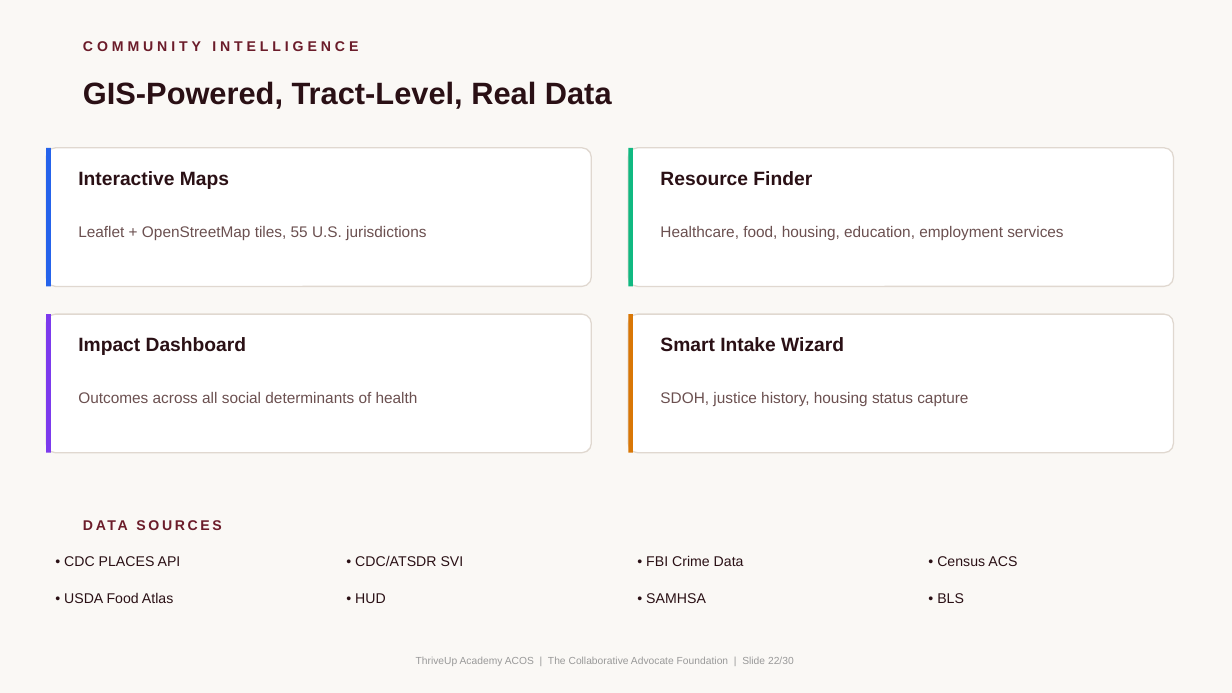
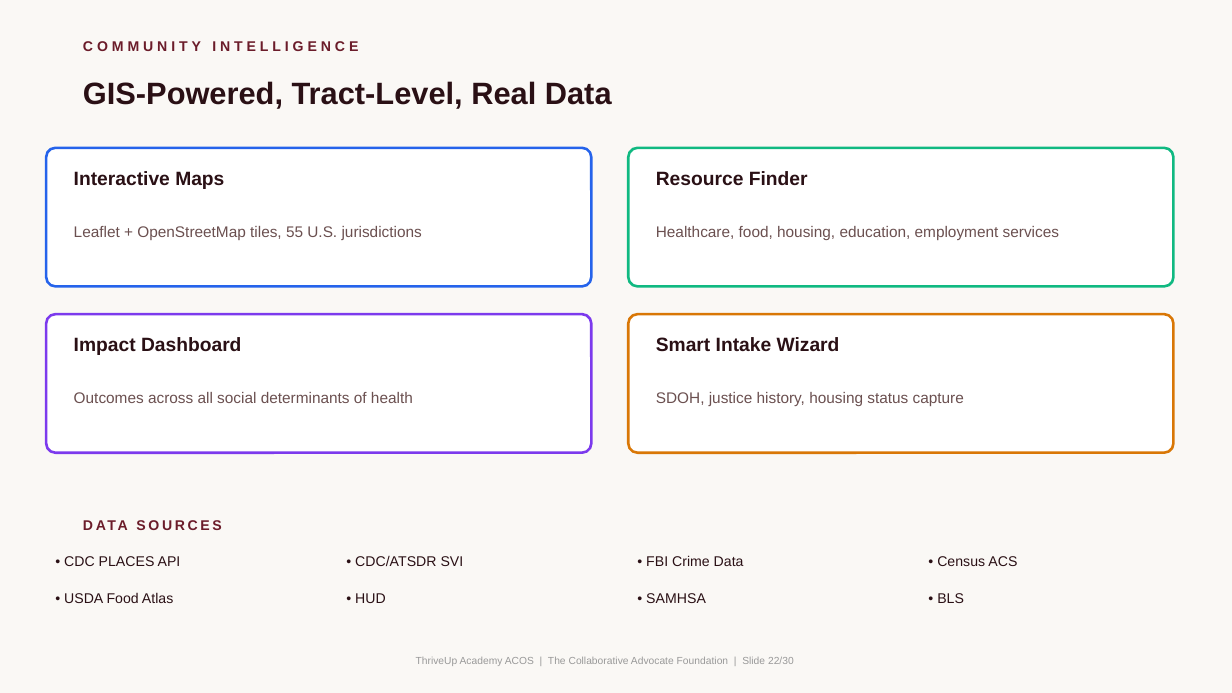
Before and after one commit to mrterryflood-ui/Thriveup, a slide deck: slide 22 of ThriveUp_ACOS_Complete_Briefing.pptx. Drawn at 1232x693 pixels with LibreOffice and Linux fonts; fonts in the diff are those of the drawing. Boxes give left, top, right and bottom in pixels: in the first picture for what was removed or moved away, otherwise in the second. Text is boxed around its words. In the diff, an @@ line names an element or a change of style, - is before the commit and + after.

```diff
--- a/ThriveUp_ACOS_Complete_Briefing.pptx
+++ b/ThriveUp_ACOS_Complete_Briefing.pptx
@@ rounded rectangle at [46,148,592,287]: outline #E0D8D0 1 pt to #2563EB 2 pt @@
@@ rectangle removed at [46,148,51,287] @@
@@ rounded rectangle at [628,148,1174,287]: outline #E0D8D0 1 pt to #10B981 2 pt @@
@@ rectangle removed at [628,148,633,287] @@
@@ text "Interactive Maps": place and size @@
-text "Interactive Maps" at [78,171,229,189]
+text "Interactive Maps" at [74,171,224,189]
@@ text "Resource Finder": place and size @@
-text "Resource Finder" at [660,171,812,186]
+text "Resource Finder" at [656,171,808,185]
@@ text "Leaflet + OpenStreetMap tiles, 55 ...": place and size @@
-text "Leaflet + OpenStreetMap tiles, 55 ..." at [78,226,426,240]
+text "Leaflet + OpenStreetMap tiles, 55 ..." at [74,226,422,240]
@@ text "Healthcare, food, housing, education, employment ...": place and size @@
-text "Healthcare, food, housing, education, employment ..." at [660,226,1063,240]
+text "Healthcare, food, housing, education, employment ..." at [656,226,1059,240]
@@ rounded rectangle at [46,314,592,453]: outline #E0D8D0 1 pt to #7C3AED 2 pt @@
@@ rectangle removed at [46,314,51,453] @@
@@ text "Impact Dashboard": place and size @@
-text "Impact Dashboard" at [78,337,246,355]
+text "Impact Dashboard" at [74,337,241,355]
@@ rounded rectangle at [628,314,1174,453]: outline #E0D8D0 1 pt to #D97706 2 pt @@
@@ rectangle removed at [628,314,633,453] @@
@@ text "Smart Intake Wizard": place and size @@
-text "Smart Intake Wizard" at [660,337,844,352]
+text "Smart Intake Wizard" at [656,337,840,352]
@@ text "Outcomes across all social determinants ...": place and size @@
-text "Outcomes across all social determinants ..." at [78,392,418,403]
+text "Outcomes across all social determinants ..." at [74,392,413,403]
@@ text "SDOH, justice history, housing status ...": place and size @@
-text "SDOH, justice history, housing status ..." at [660,392,968,406]
+text "SDOH, justice history, housing status ..." at [656,392,964,406]
```
Also in this commit, not shown: 16 other slides changed, 3 other files.
